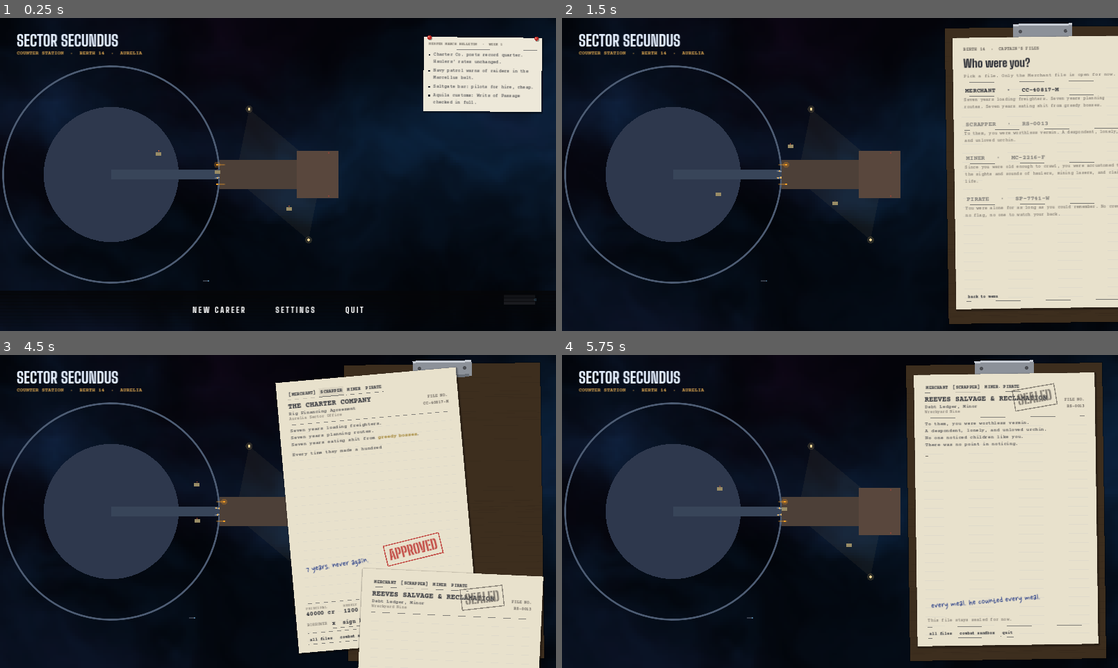
Above: before the commit, frames 1-4 (two rows, left to right).
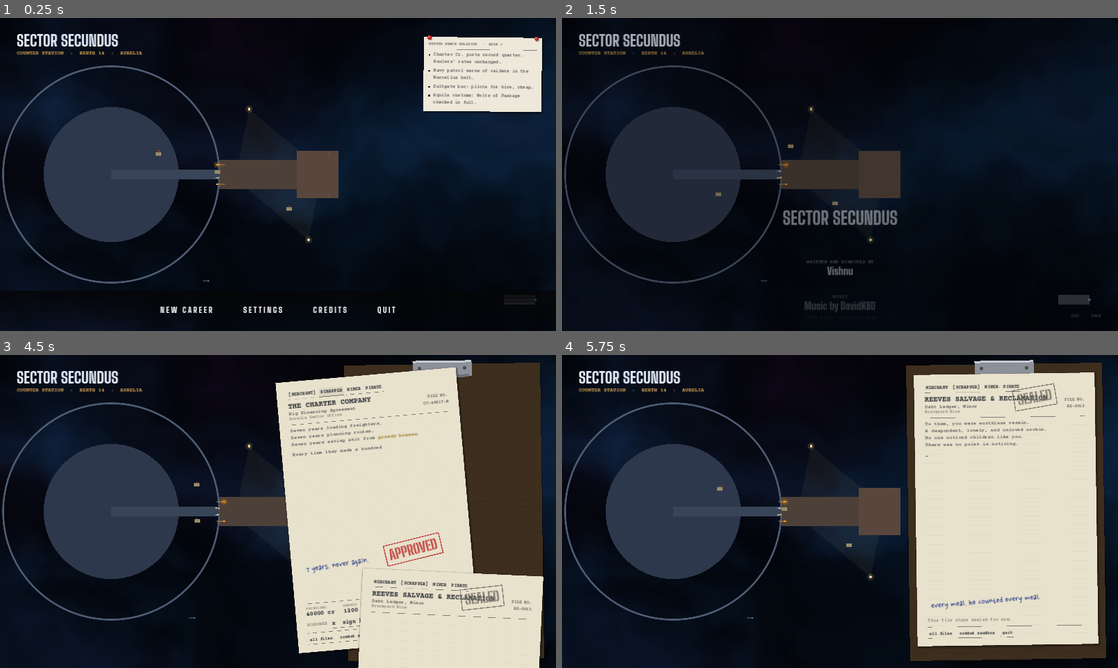
Above: after the commit, the same moments.

Repository: Donkey-Haute-01000001/Starry-Cluster
Game: Godot game, scene res://scenes/start.tscn
The game is run twice, just before and just after one commit, with the same random seed, the same clock (stepped at 60 frames per second) and the same inputs.
Inputs (mouse positions are in pixels of both pictures, inside the frame that each line leads up to):
- Up to frame 1 (0.25 s): no input
- Up to frame 2 (1.5 s): click (890, 309) at 0.5 s, where only the run after the commit has a clickable "CREDITS"; click (778, 309) at 1.25 s, where only the run before the commit has a clickable "NEW CAREER"
- Up to frame 3 (4.5 s): click (189, 646) at 2 s, where only the run after the commit has a clickable "NEW CAREER"; click "MERCHANT · CC-40817-M" at 2.75 s; tap Enter at 3.5 s; drag from (444, 477) to (333, 442) at 3.52 s; click "SCRAPPER" at 4.25 s
- Up to frame 4 (5.75 s): drag from (1006, 514) to (812, 574) at 5.02 s

The runs differ from the first frame. In frame 1, 0.5% of the frame differs, in the area x 28-72%, y 92-95%; in frame 2, 31%, in the area x 0-100%, y 1-98%; in frame 3, less than 0.1%; in frame 4, nothing differs.

Commit message:
Credits roll from the title menu: white names over the station, Esc/click back
Co-Authored-By: Claude Opus 5.5 <noreply@anthropic.com>
Claude-Session: https://claude.ai/code/session_01YXxgoySSjGapZt1eQmPm3L

Diff:
--- /dev/null
+++ b/scripts/credits_roll.gd
@@ -0,0 +1,146 @@
+extends Control
+## Credits from the title menu: white names roll up over the still station,
+## film style. Music keeps playing. Esc, click or any key: back to the menu.
+## Mirrors CREDITS.md; keep the two in step.
+
+signal closed
+
+const SPEED := 38.0          ## px per second
+const ROLE_SIZE := 14
+const NAME_SIZE := 30
+const NOTE_SIZE := 13
+
+## [kind, text]: "title", "role" (small print over a block), "name", "note", "gap".
+const LINES := [
+	["title", "SECTOR SECUNDUS"],
+	["gap", ""],
+	["role", "WRITTEN AND DIRECTED BY"],
+	["name", "Vishnu"],
+	["gap", ""],
+	["role", "MUSIC"],
+	["name", "Music by DavidKBD"],
+	["note", "\"Pink Bloom\" synthwave pack"],
+	["gap", ""],
+	["role", "SOUND"],
+	["name", "Kenney"],
+	["note", "Sci-fi Sounds  ·  Impact Sounds  ·  Interface Sounds  ·  RPG Audio  (CC0)"],
+	["name", "media_man_uk"],
+	["note", "\"Lazer Gun\"  (Pixabay)"],
+	["name", "Dragon Studio"],
+	["note", "\"Machine Gun SFX\"  (Pixabay)"],
+	["gap", ""],
+	["role", "ART"],
+	["name", "Foozle"],
+	["note", "Ships, backdrops and UI  (CC0), with licensed asset packs"],
+	["gap", ""],
+	["role", "TYPE"],
+	["name", "Big Shoulders"],
+	["note", "The Big Shoulders Project Authors  (SIL OFL)"],
+	["name", "Courier Prime"],
+	["note", "The Courier Prime Project Authors  (SIL OFL)"],
+	["name", "Nanum Pen Script"],
+	["note", "NAVER Corporation  (SIL OFL)"],
+	["name", "VT323"],
+	["note", "Peter Hull  (SIL OFL)"],
+	["gap", ""],
+	["role", "ENGINE"],
+	["name", "Godot Engine"],
+	["note", "godotengine.org  (MIT)"],
+]
+
+var _y := 0.0         ## scroll, px
+var _h := 0.0         ## total height of the roll
+var _fade := 0.0
+
+
+func _ready() -> void:
+	position = Vector2.ZERO
+	size = get_viewport_rect().size
+	mouse_filter = Control.MOUSE_FILTER_STOP
+	for l in LINES:
+		_h += _line_h(l[0])
+	_y = size.y * 0.3   ## the title starts in the lower third, already rising
+	create_tween().tween_property(self, "_fade", 1.0, 0.5)
+
+
+func _line_h(kind: String) -> float:
+	match kind:
+		"title": return 70.0
+		"role": return 34.0
+		"name": return 26.0
+		"note": return 44.0
+	return 40.0
+
+
+func _process(delta: float) -> void:
+	_y += delta * SPEED
+	# Back round once it's all gone by.
+	if _y > size.y + _h + 40.0:
+		_y = 0.0
+	queue_redraw()
+
+
+func _gui_input(e: InputEvent) -> void:
+	if e is InputEventMouseButton and e.pressed:
+		close()
+		accept_event()
+
+
+func _unhandled_input(e: InputEvent) -> void:
+	if e is InputEventKey and e.pressed and not e.echo:
+		close()
+		get_viewport().set_input_as_handled()
+
+
+func close() -> void:
+	set_process_input(false)
+	mouse_filter = Control.MOUSE_FILTER_IGNORE
+	var tw := create_tween()
+	tw.tween_property(self, "_fade", 0.0, 0.35)
+	tw.tween_callback(func():
+		closed.emit()
+		queue_free())
+
+
+func _font(kind: String) -> Font:
+	match kind:
+		"role": return Data.font_type_bold
+		"note": return Data.font_type
+	return Data.font_bold
+
+
+func _size(kind: String) -> int:
+	match kind:
+		"title": return 52
+		"role": return ROLE_SIZE
+		"note": return NOTE_SIZE
+	return NAME_SIZE
+
+
+func _draw() -> void:
+	var vp := size
+	# Dim the station so the names read, heavier toward the middle.
+	draw_rect(Rect2(Vector2.ZERO, vp), Color(0.01, 0.012, 0.02, 0.62 * _fade))
+	var y := vp.y - _y
+	for l in LINES:
+		var kind: String = l[0]
+		var h := _line_h(kind)
+		if kind != "gap" and y > -60.0 and y < vp.y + 60.0:
+			var f := _font(kind)
+			var sz := _size(kind)
+			var a := 1.0
+			if kind == "role":
+				a = 0.55
+			elif kind == "note":
+				a = 0.6
+			# Soft fade at the top and bottom edges.
+			a *= clampf(minf(y, vp.y - y) / 140.0, 0.0, 1.0) * _fade
+			var txt: String = l[1]
+			var tw := f.get_string_size(txt, HORIZONTAL_ALIGNMENT_LEFT, -1, sz).x
+			draw_string(f, Vector2(roundf((vp.x - tw) * 0.5), roundf(y)), txt, HORIZONTAL_ALIGNMENT_LEFT, -1, sz, Color(1, 1, 1, a))
+		y += h
+	# The way out, low and quiet, like the menu row.
+	var hint := "ESC  ·  BACK"
+	var hf: Font = Data.font_type_bold
+	var hw := hf.get_string_size(hint, HORIZONTAL_ALIGNMENT_LEFT, -1, 12).x
+	draw_string(hf, Vector2(vp.x - hw - 48, vp.y - 40), hint, HORIZONTAL_ALIGNMENT_LEFT, -1, 12, Color(1, 1, 1, 0.45 * _fade))
--- a/scripts/start_screen.gd
+++ b/scripts/start_screen.gd
@@ -19,6 +19,7 @@
 var _beats: Control                 ## the start's opening, typing onto the file
 const BeatsOnPaper = preload("res://scripts/beats_on_paper.gd")
 const Keys = preload("res://scripts/keys.gd")
+const CreditsRoll = preload("res://scripts/credits_roll.gd")
 var _bind_wait := ""                 ## action waiting for a key on the controls sheet
 var _bind_note := ""
 
@@ -103,6 +104,9 @@
 			_pick(0)
 			print("[pick] opened file %d" % _selected)
 			get_tree().quit.call_deferred()
+		elif a.begins_with("--credits-shot="):
+			_show_credits()
+			_credits_shot.call_deferred(a.substr(15))
 		elif a.begins_with("--controls-shot="):
 			_open_board()
 			_show_controls(false)
@@ -130,6 +134,15 @@
 			_open_board()
 			_show_contact(false)
 			_snapshot.call_deferred(a.substr(15))
+
+
+## --credits-shot=DIR: the roll a few seconds in.
+func _credits_shot(dir: String) -> void:
+	DirAccess.make_dir_recursive_absolute(dir)
+	await get_tree().create_timer(9.0).timeout
+	await RenderingServer.frame_post_draw
+	get_viewport().get_texture().get_image().save_png(dir + "/credits.png")
+	get_tree().quit()
 
 
 ## --intro-shot=DIR: each start's file, part-typed and fully typed.
@@ -206,6 +219,7 @@
 	_menu_button("SETTINGS", func():
 		_open_board()
 		_show_settings(false))
+	_menu_button("CREDITS", _show_credits)
 	_menu_button("QUIT", func(): get_tree().quit())
 
 
@@ -583,6 +597,14 @@
 		_board.position = home
 		_set_menu_shown(true))
 	Sfx.play("paper", -6.0)
+
+
+## Credits roll over the station; the menu steps aside till it's closed.
+func _show_credits() -> void:
+	_set_menu_shown(false)
+	var roll := CreditsRoll.new()
+	add_child(roll)
+	roll.closed.connect(func(): _set_menu_shown(true))
 
 
 ## The menu strip and bulletin step aside while the clipboard is out.
Not shown, changed: CREDITS.md
